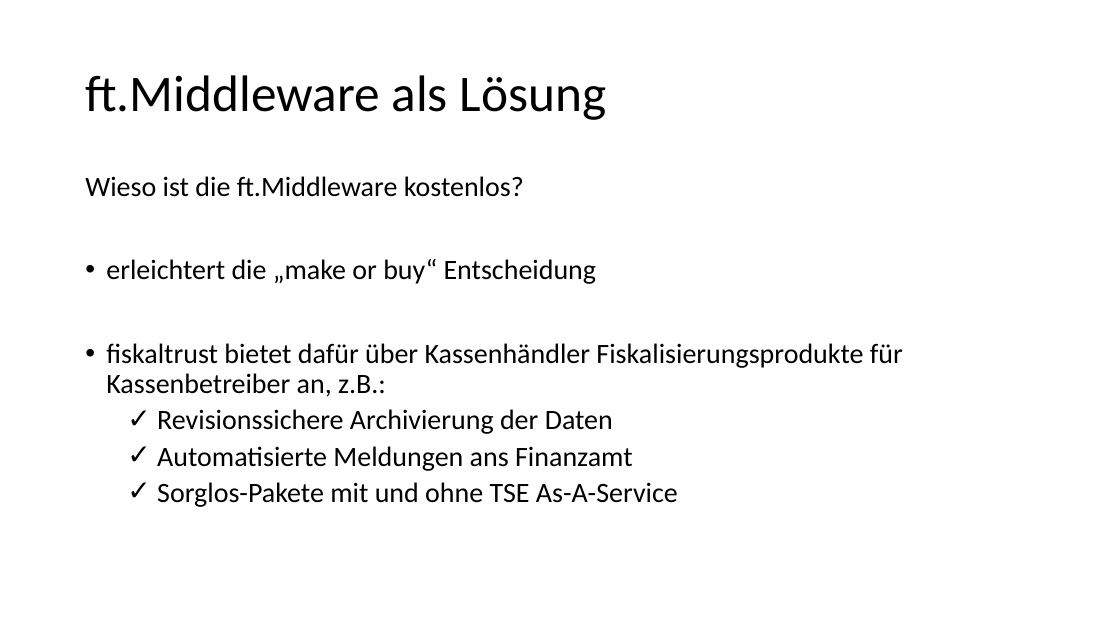
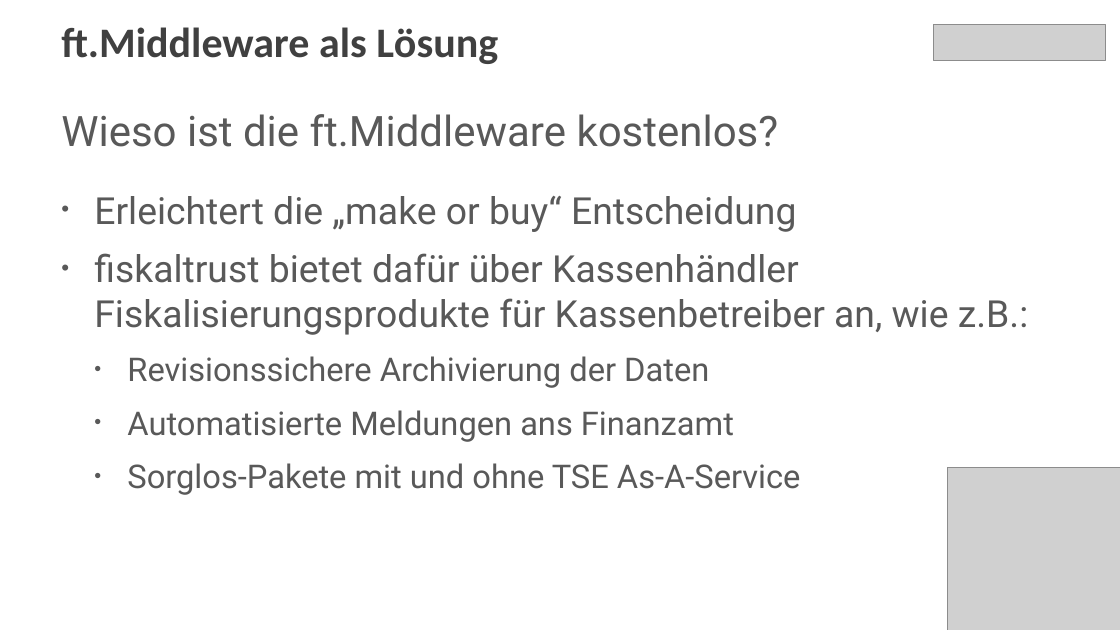
Before and after one commit to fiskaltrust/productdescription-de-doc, a slide deck: slide 6 of for-poscreators/presentation/media/lead-presentation-creator-de.pptx. Drawn at 1120x630 pixels with LibreOffice and Linux fonts; fonts in the diff are those of the drawing; grey boxes stand for pictures. Boxes give left, top, right and bottom in pixels: in the first picture for what was removed or moved away, otherwise in the second. Text is boxed around its words. In the diff, an @@ line names an element or a change of style, - is before the commit and + after.

```diff
--- a/for-poscreators/presentation/media/lead-presentation-creator-de.pptx
+++ b/for-poscreators/presentation/media/lead-presentation-creator-de.pptx
@@ title "ft.Middleware als Lösung": place and size @@
-title "ft.Middleware als Lösung" at [85, 75, 607, 120]
+title "ft.Middleware als Lösung" at [61, 27, 498, 64]
@@ title "ft.Middleware als Lösung" at [61, 27, 498, 64]: size 44 to 36 pt, text colour #000000 to #404040, bold on; vertical alignment middle to top @@
@@ picture added at [933, 24, 1105, 61] @@
@@ text "Wieso ist die ft.Middleware kostenlos?": place and size @@
-text "Wieso ist die ft.Middleware kostenlos?" at [85, 176, 903, 507]
+text "Wieso ist die ft.Middleware kostenlos?" at [61, 114, 1028, 495]
@@ text at [61, 114, 800, 495]: size 24 to 36 pt in "Wieso ist die ft.Middleware kostenlos?"; font Calibri to Roboto, text colour #000000 to #595959 in "Wieso ist die ft.Middleware kostenlos?", "Revisionssichere Archivierung der Daten", "Automatisierte Meldungen ans Finanzamt", "Sorglos-Pakete mit und ohne TSE As-A-Service"; size 24 to 28 pt in "Revisionssichere Archivierung der Daten", "Automatisierte Meldungen ans Finanzamt", "Sorglos-Pakete mit und ohne TSE As-A-Service"; bullet ✓ to •; line spacing 0.9 to 1; more space between paragraphs @@
@@ text at [94, 196, 1028, 335]: text changed; size 24 to 32 pt; font Calibri to Roboto; text colour #000000 to #595959 @@
-• erleichtert die „make or buy“ Entscheidung
-• fiskaltrust bietet dafür über Kassenhändler Fiskalisierungsprodukte für Kassenbetreiber an, z.B.:
+• Erleichtert die „make or buy“ Entscheidung
+• fiskaltrust bietet dafür über Kassenhändler Fiskalisierungsprodukte für Kassenbetreiber an, wie z.B.:
@@ picture added at [948, 468, 1120, 630] @@
```
Also in this commit, not shown: 26 other slides changed, 3 slides added, 3 slides removed.
